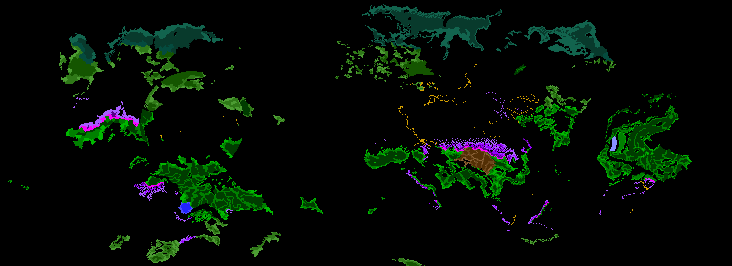
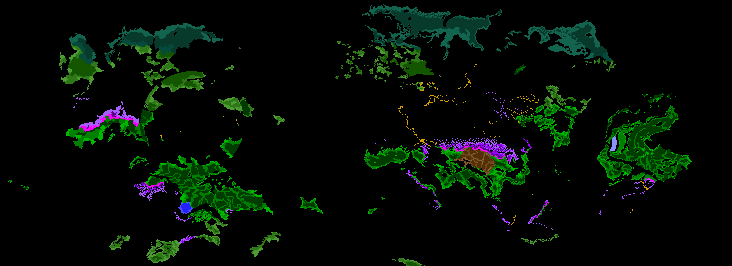
Revision of a layered w=732, h=266 image; what changed, layer by layer:
painted on "trees.bmp" over (x1=339, y1=42, x2=427, y2=106)
